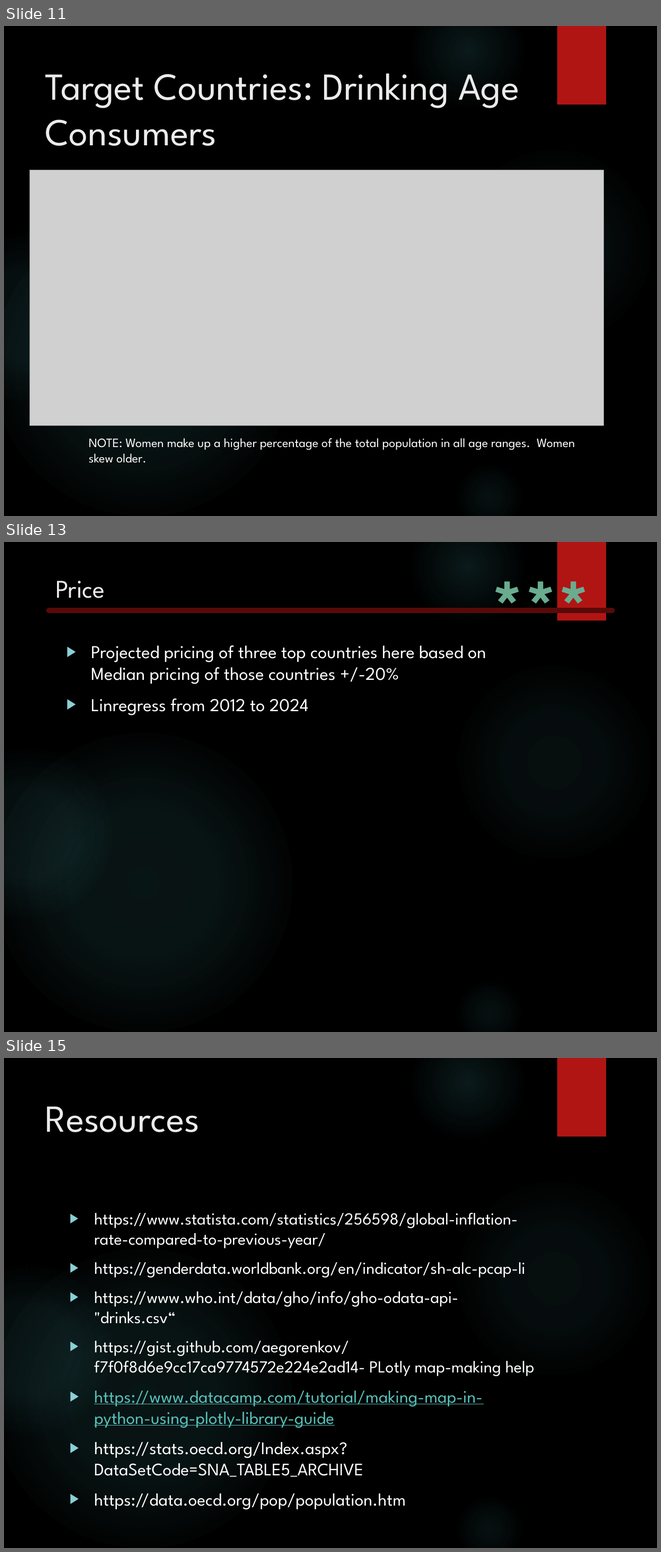
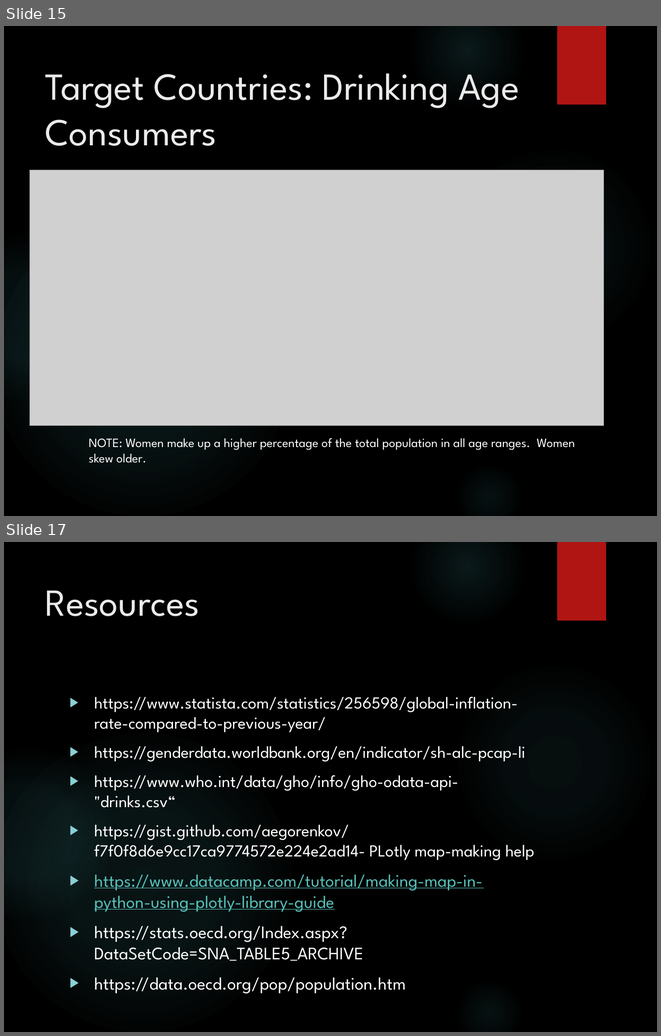
Before and after one commit to ThePennyGoblin/SMU_BootCamp_-Project_1, a slide deck: Marketing Analysis Deck v2024v2.pptx. Shown one above the other, each under a label of ours: slides 11, 13 and 15 before the commit, slides 15 and 17 after it; the slides between them are not shown. The pictures are 661x1552 and 661x1036 pixels, drawn with LibreOffice and Linux fonts; fonts in the diff are those of the drawing; grey boxes stand for pictures; background and template pictures are left out. Boxes give left, top, right and bottom in pixels: in the first picture for what was removed or moved away, otherwise in the second. Text is boxed around its words. In the diff, an @@ line names an element or a change of style, - is before the commit and + after.

```diff
--- a/Marketing Analysis Deck v2024v2.pptx
+++ b/Marketing Analysis Deck v2024v2.pptx
@@ slide 13 removed at bbox=[4, 542, 657, 1032], background picture (left out); not listed: 6 template elements that a slide beside it also shows @@
@@ text removed at bbox=[482, 553, 601, 656] @@
-***
@@ title removed at bbox=[55, 581, 105, 598] @@
-Price
@@ line removed from (612, 610) to (49, 610) @@
@@ text removed at bbox=[91, 645, 486, 715] @@
-▶ Projected pricing of three top countries here based on Median pricing of those countries +/-20%
-▶ Linregress from 2012 to 2024
@@ what was slide 11 is now slide 15 @@
@@ what was slide 15 is now slide 17 @@
```
Also in this commit, not shown: 9 slides changed, 5 slides added, 2 other slides removed, 20 other files.
